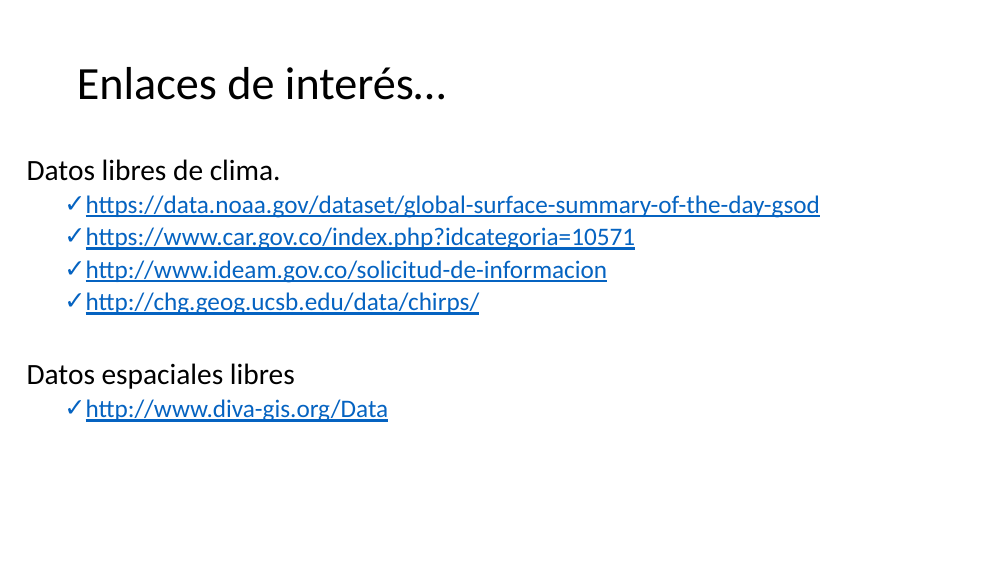
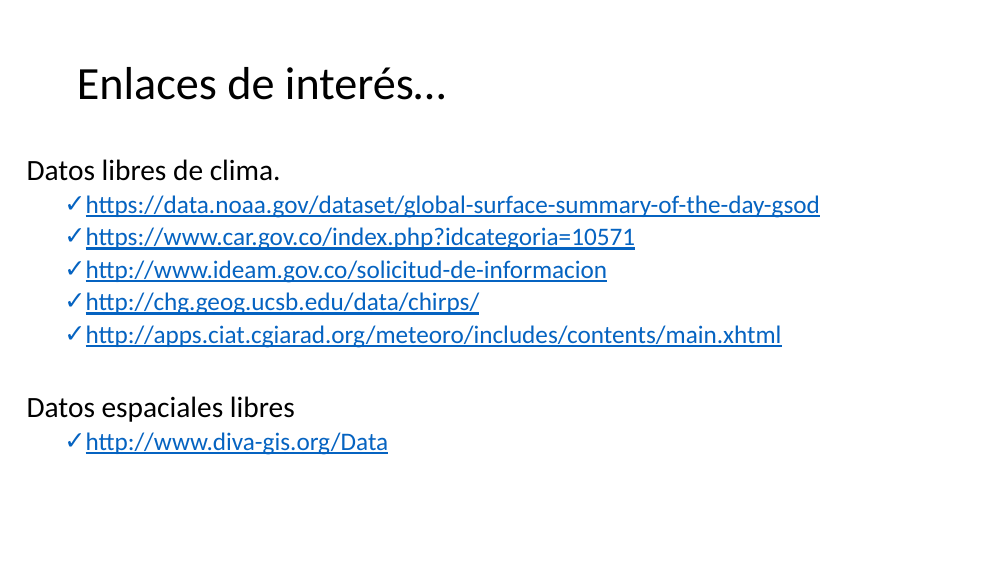
Before and after one commit to victor1130/Scripts_Clima, a slide deck: slide 22 of Tratamiento de datos climáticos.pptx (slide 23 before the commit). Drawn at 1008x567 pixels with LibreOffice and Linux fonts; fonts in the diff are those of the drawing. Boxes give left, top, right and bottom in pixels: in the first picture for what was removed or moved away, otherwise in the second. Text is boxed around its words. In the diff, an @@ line names an element or a change of style, - is before the commit and + after.

```diff
--- a/Tratamiento de datos climáticos.pptx
+++ b/Tratamiento de datos climáticos.pptx
@@ text at (86,325,782,348): paragraph added @@
+  ✓ http://apps.ciat.cgiarad.org/meteoro/includes/contents/main.xhtml
```
Also in this commit, not shown: 17 other slides changed, 1 slide removed, 2 other files.
